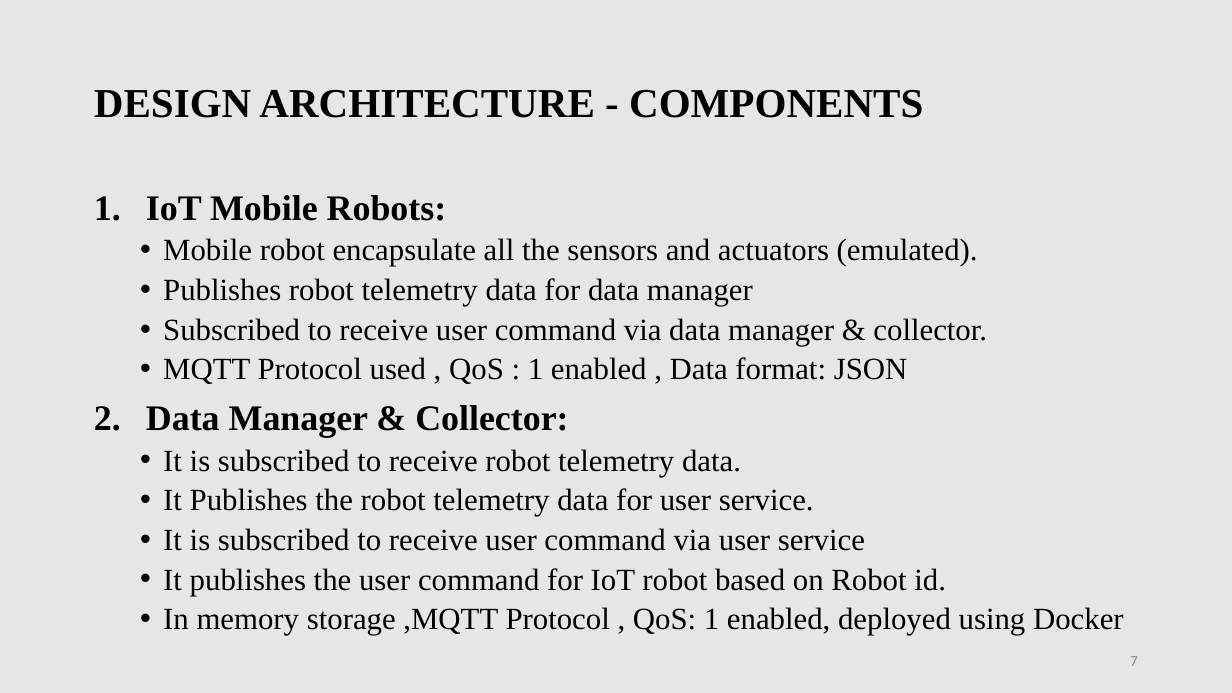
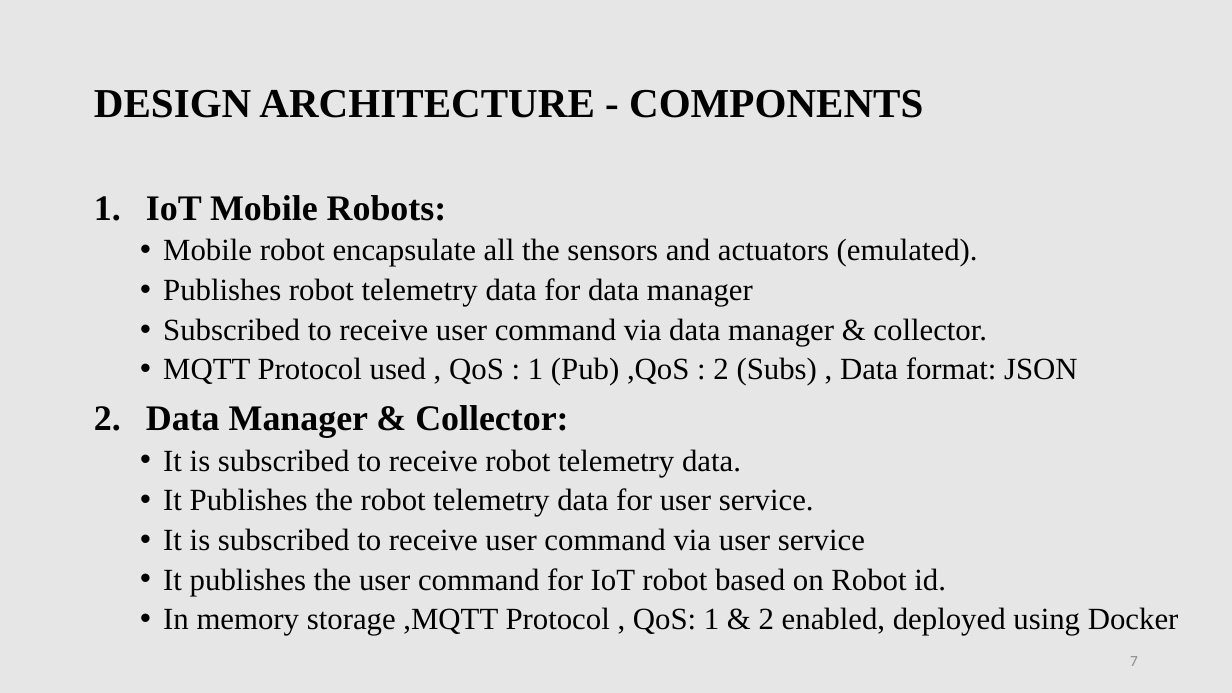
Before and after one commit to s-ziauddin/Distributed_IoT_Software_Architecture_Project, a slide deck: slide 7 of ppt slide/project_presentation.pptx. Drawn at 1232x693 pixels with LibreOffice and Linux fonts; fonts in the diff are those of the drawing. Boxes give left, top, right and bottom in pixels: in the first picture for what was removed or moved away, otherwise in the second. Text is boxed around its words. In the diff, an @@ line names an element or a change of style, - is before the commit and + after.

```diff
--- a/ppt slide/project_presentation.pptx
+++ b/ppt slide/project_presentation.pptx
@@ text at [163,357,1078,385]: text changed @@
-  • MQTT Protocol used , QoS : 1 enabled , Data format: JSON
+  • MQTT Protocol used , QoS : 1 (Pub) ,QoS : 2 (Subs) , Data format: JSON
@@ text at [163,607,1179,635]: text changed @@
-  • In memory storage ,MQTT Protocol , QoS: 1 enabled, deployed using Docker
+  • In memory storage ,MQTT Protocol , QoS: 1 & 2 enabled, deployed using Docker
```
Also in this commit, not shown: 1 other slide changed, 7 other files.
